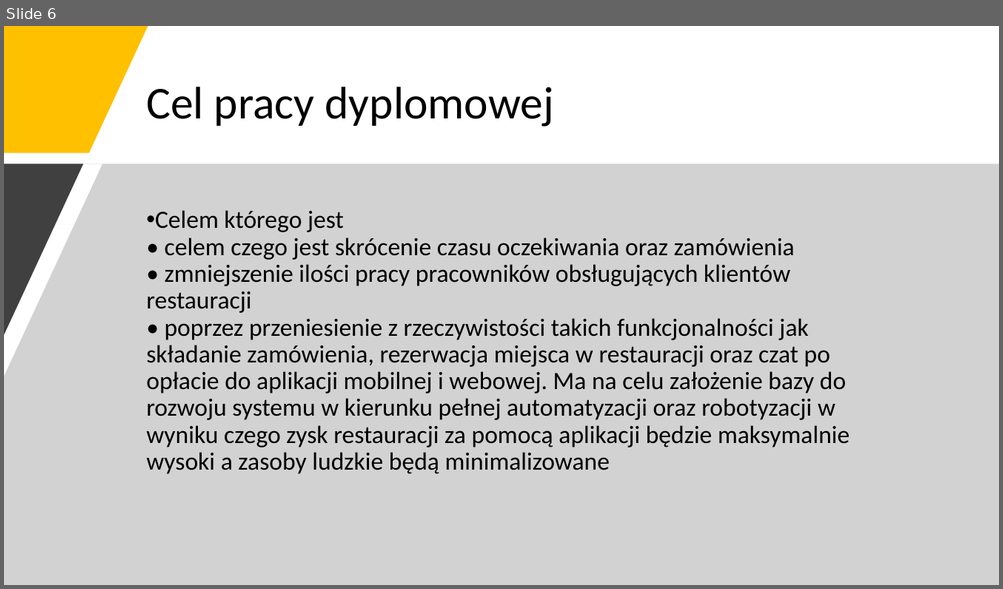
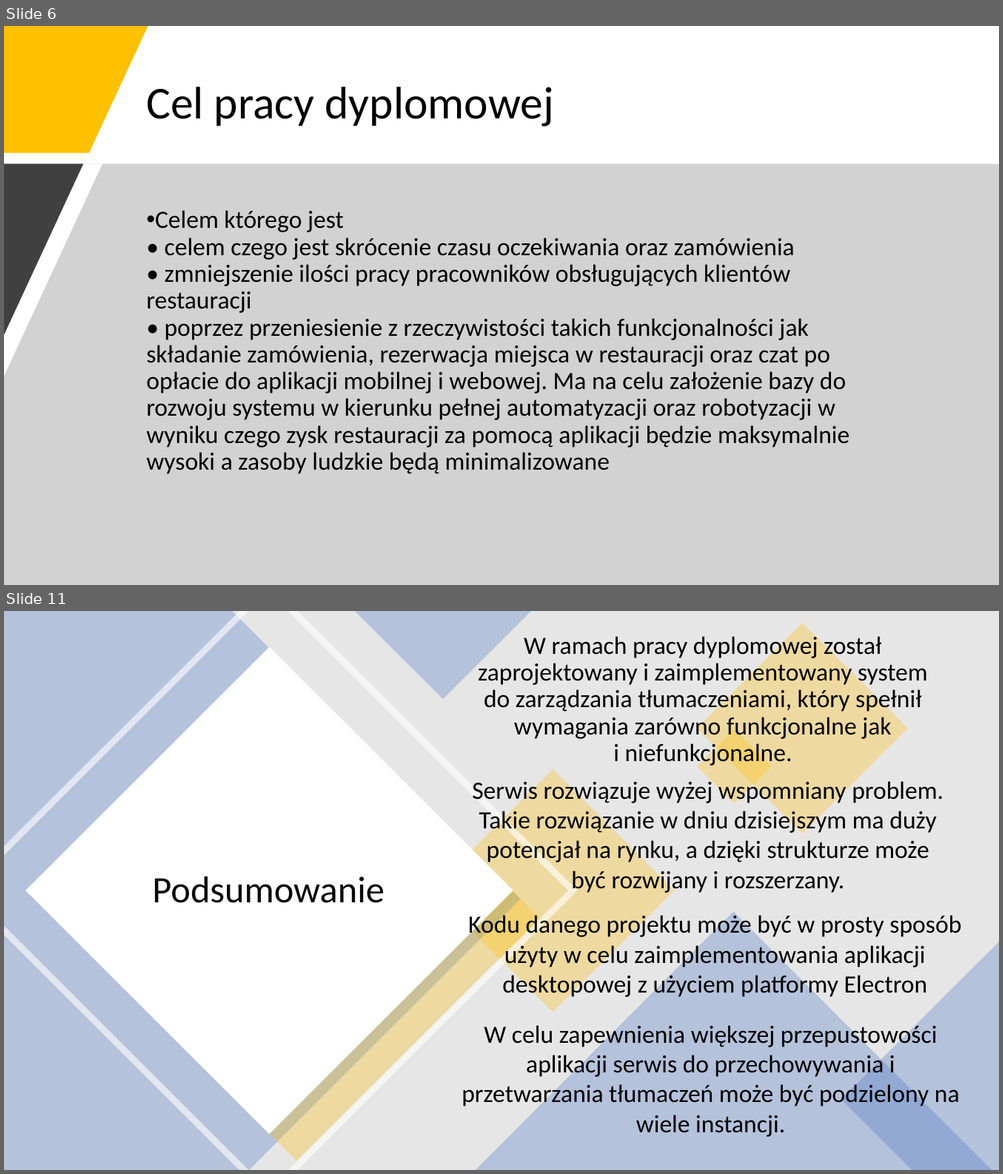
Before and after one commit to yurii-shchehliuk/ECommerce-Restaurant, a slide deck: PRACA DYPLOMOWA INŻYNIERSKA.pptx. Shown one above the other, each under a label of ours: slide 6 before the commit, slides 6 and 11 after it; the slides between them are not shown. The pictures are 1003x589 and 1003x1174 pixels, drawn with LibreOffice and Linux fonts; fonts in the diff are those of the drawing. Boxes give left, top, right and bottom in pixels: in the first picture for what was removed or moved away, otherwise in the second. Text is boxed around its words. In the diff, an @@ line names an element or a change of style, - is before the commit and + after.

```diff
--- a/PRACA DYPLOMOWA INŻYNIERSKA.pptx
+++ b/PRACA DYPLOMOWA INŻYNIERSKA.pptx
@@ slide 11 added at (4, 611, 999, 1170), background #FFFFFF @@
@@ rectangle added at (4, 611, 999, 1170), fill #E7E6E6 @@
@@ freeform shape added at (4, 611, 521, 1170), fill #4472C4 at 30% opacity @@
@@ freeform shape added at (4, 611, 578, 1170), fill #FFFFFF at 60% opacity @@
@@ triangle added at (355, 611, 531, 699), fill #4472C4 at 30% opacity @@
@@ rectangle added at (697, 623, 908, 834), fill #FFC000 at 30% opacity @@
@@ rectangle added at (26, 647, 513, 1134), fill #FFFFFF @@
@@ text added at (478, 633, 928, 767), 24 pt, text #000000 @@
+W ramach pracy dyplomowej został zaprojektowany i zaimplementowany system do zarządzania tłumaczeniami, który spełnił wymagania zarówno funkcjonalne jak i niefunkcjonalne.
@@ rectangle added at (78, 700, 540, 1162), fill #FFC000 at 30% opacity @@
@@ rectangle added at (697, 729, 771, 804), fill #FFC000 at 30% opacity @@
@@ rectangle added at (431, 769, 674, 1012), fill #FFC000 at 30% opacity @@
@@ text added at (472, 778, 943, 894), 24 pt, text #000000 @@
+Serwis rozwiązuje wyżej wspomniany problem. Takie rozwiązanie w dniu dzisiejszym ma duży potencjał na rynku, a dzięki strukturze może być rozwijany i rozszerzany.
@@ title added at (152, 877, 384, 903), 36 pt, text #080808 @@
+Podsumowanie
@@ text added at (468, 913, 961, 999), 24 pt, text #000000 @@
+Kodu danego projektu może być w prosty sposób użyty w celu zaimplementowania aplikacji desktopowej z użyciem platformy Electron
@@ triangle added at (475, 911, 992, 1170), fill #4472C4 at 30% opacity @@
@@ freeform shape added at (841, 942, 999, 1170), fill #4472C4 at 30% opacity @@
@@ text added at (461, 1022, 959, 1137), 24 pt, text #000000 @@
+W celu zapewnienia większej przepustowości aplikacji serwis do przechowywania i przetwarzania tłumaczeń może być podzielony na wiele instancji.
```
Also in this commit, not shown: 1 slide changed, 7 other slides added, 5 slides removed, 3 other files.
